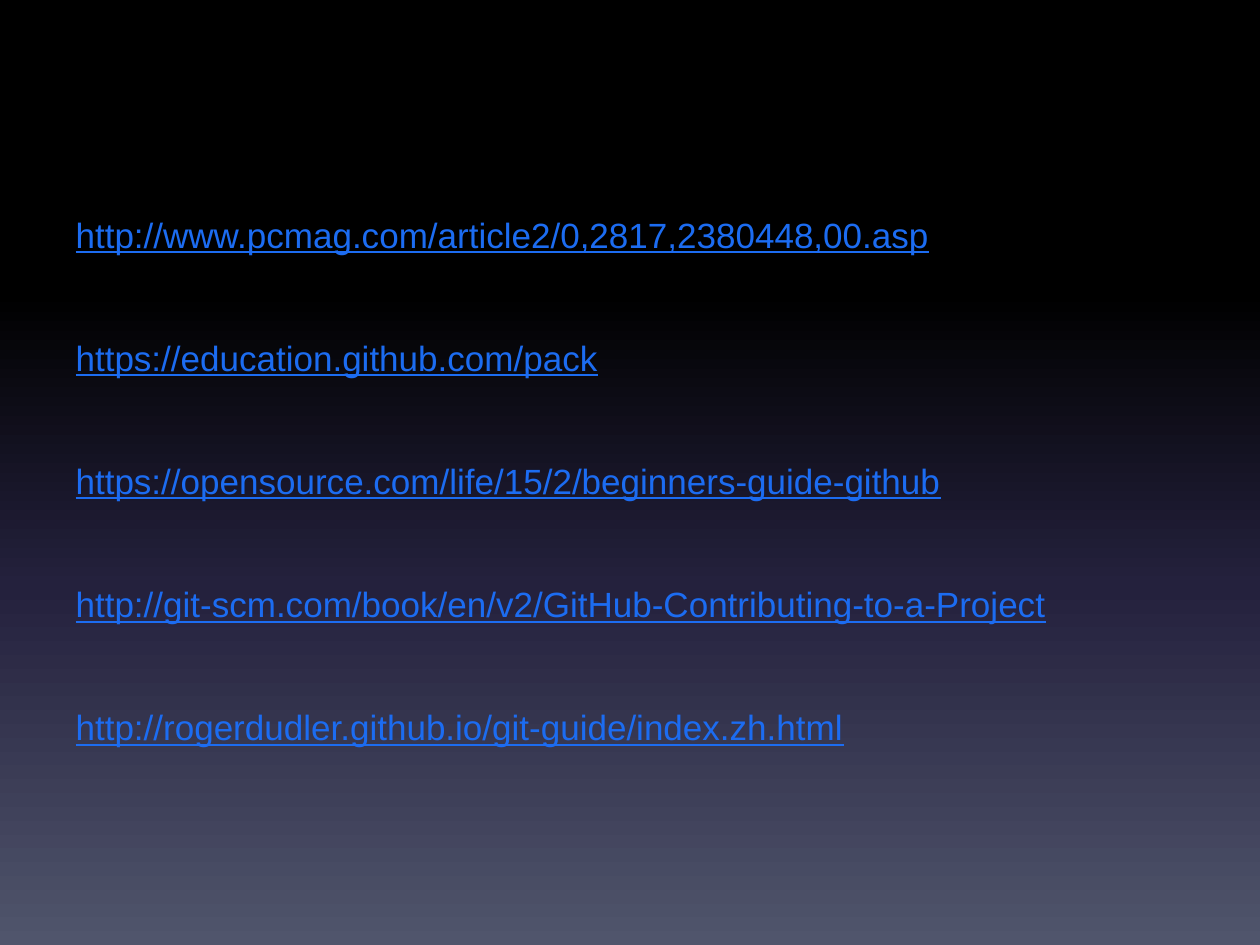
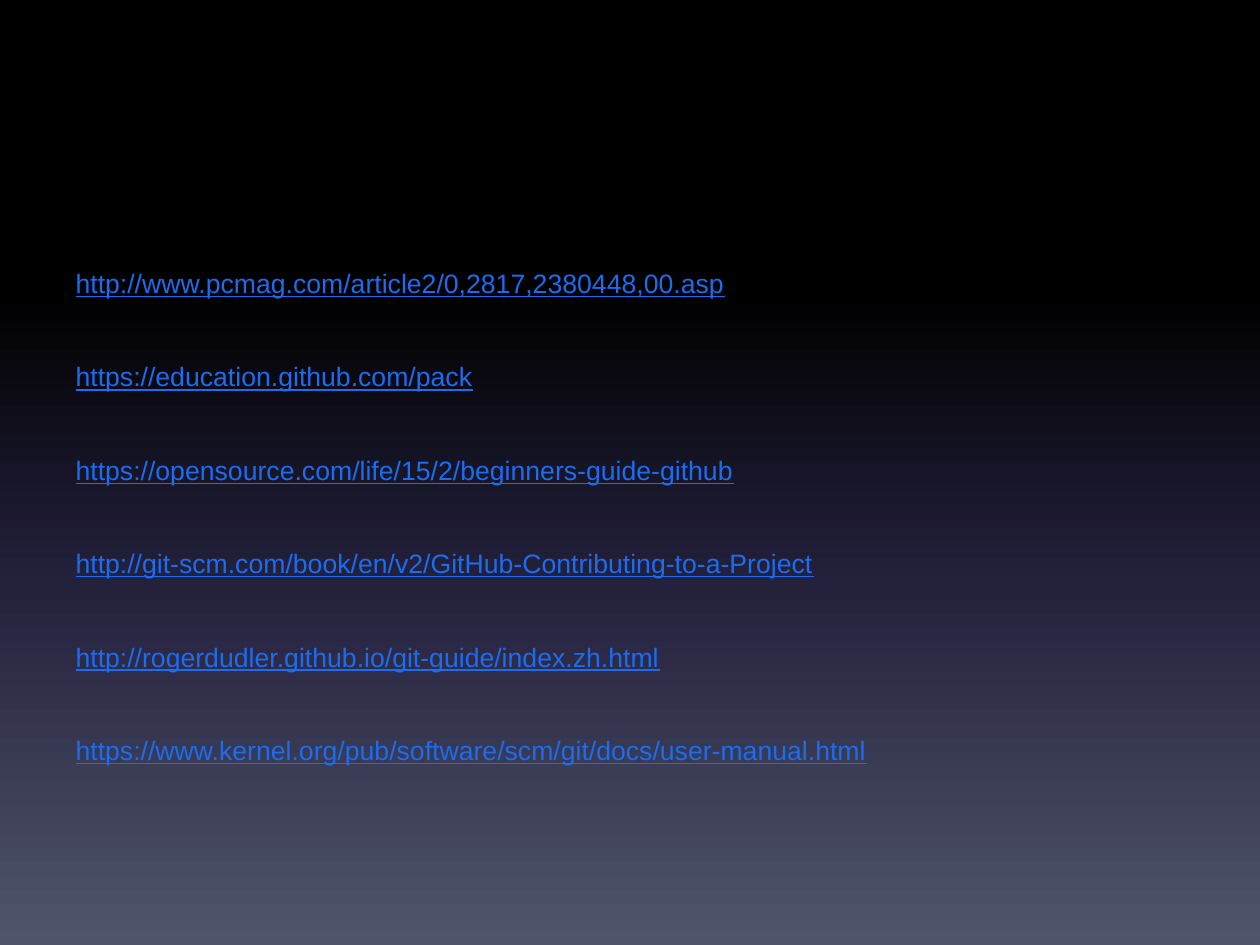
Before and after one commit to bhsei/ppt, a slide deck: slide 13 of 工具介绍和制品管理.pptx. Drawn at 1260x945 pixels with LibreOffice and Linux fonts; fonts in the diff are those of the drawing. Boxes give left, top, right and bottom in pixels: in the first picture for what was removed or moved away, otherwise in the second. Text is boxed around its words. In the diff, an @@ line names an element or a change of style, - is before the commit and + after.

```diff
--- a/工具介绍和制品管理.pptx
+++ b/工具介绍和制品管理.pptx
@@ text at (76, 273, 813, 672): size 20 to 15.2 pt in "http://www.pcmag.com/article2/0,2817,2380448,00.asp", "https://education.github.com/pack", "https://opensource.com/life/15/2/beginners-guide-github", "http://git-scm.com/book/en/v2/GitHub-Contributing-to-a-Proje ..." and 1 more places @@
@@ text at (76, 741, 866, 766): paragraph added @@
+https://www.kernel.org/pub/software/scm/git/docs/user-manual.html
```
Also in this commit, not shown: 2 other slides changed, 1 slide removed.
